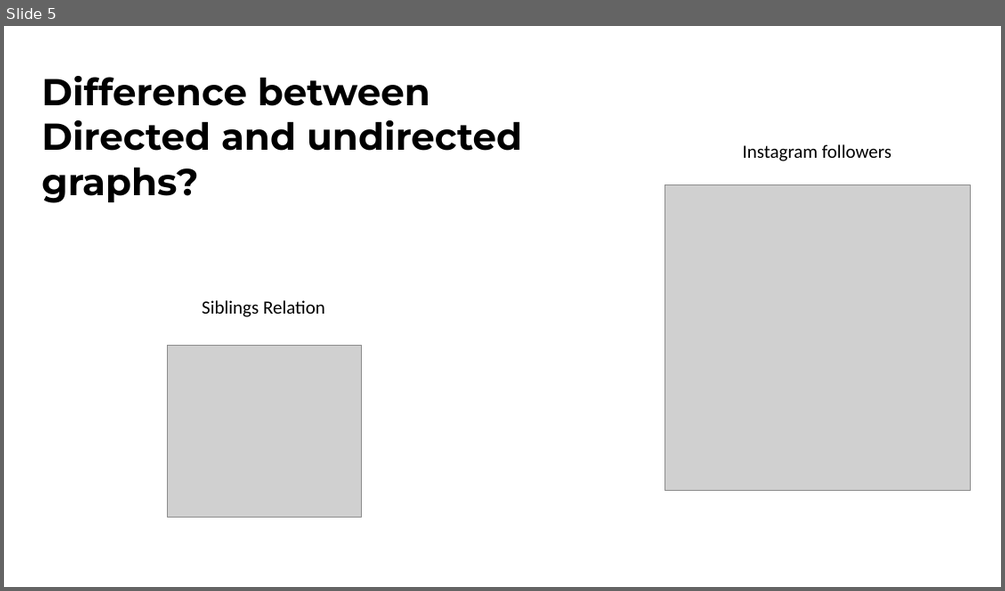
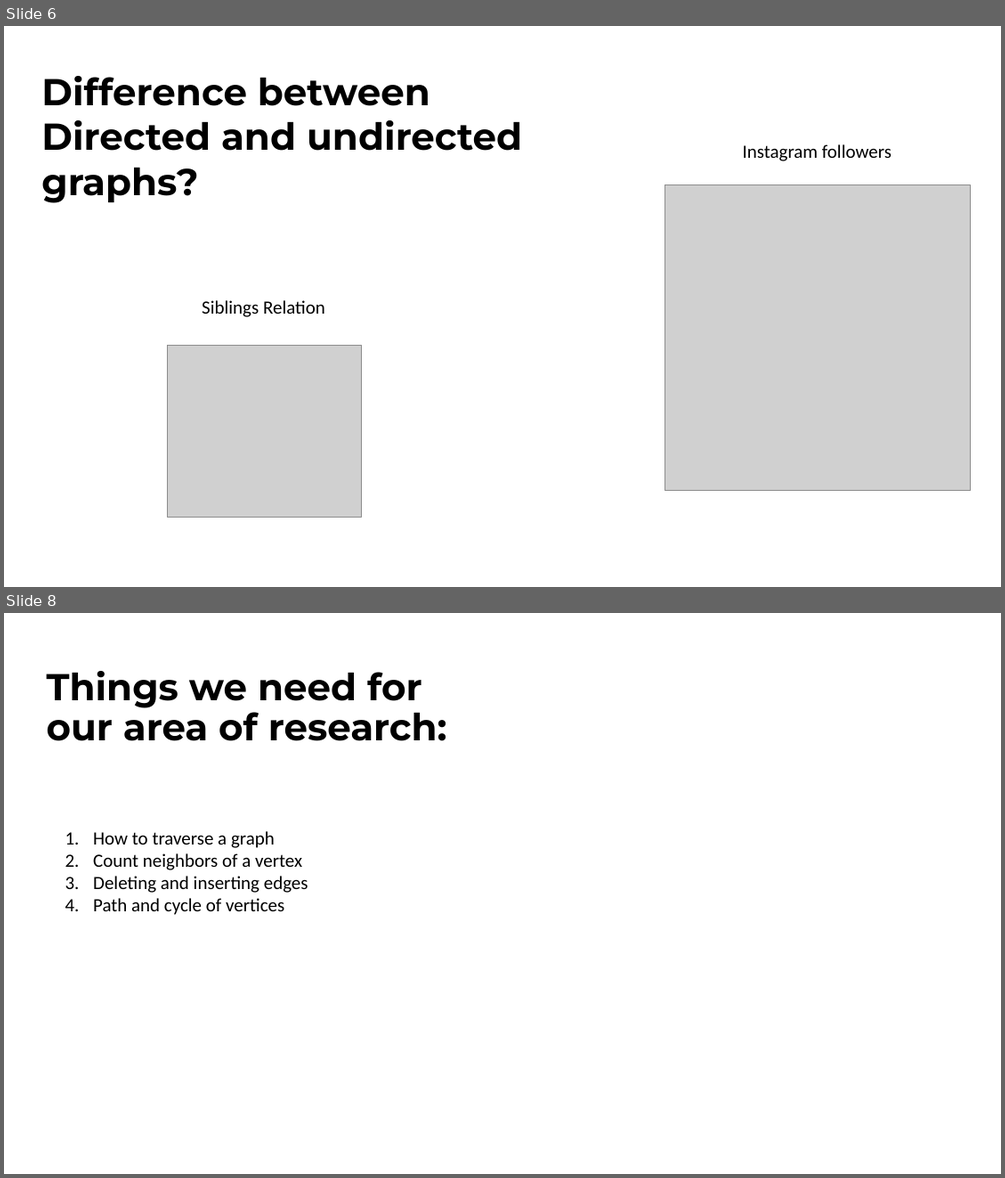
Before and after one commit to ibmbt/group5_graphtheory, a slide deck: group5_graphtheory.pptx. Shown one above the other, each under a label of ours: slide 5 before the commit, slides 6 and 8 after it; the slides between them are not shown. The pictures are 1005x591 and 1005x1178 pixels, drawn with LibreOffice and Linux fonts; fonts in the diff are those of the drawing; grey boxes stand for pictures. Boxes give left, top, right and bottom in pixels: in the first picture for what was removed or moved away, otherwise in the second. Text is boxed around its words. In the diff, an @@ line names an element or a change of style, - is before the commit and + after.

Commit message:
graph representation slides

```diff
--- a/group5_graphtheory.pptx
+++ b/group5_graphtheory.pptx
@@ slide 8 added at (x1=4, y1=613, x2=1001, y2=1174), background #FFFFFF @@
@@ text added at (x1=47, y1=671, x2=447, y2=741), 36 pt, text #000000, bold @@
+Things we need for our area of research:
@@ text added at (x1=93, y1=831, x2=308, y2=915), 18 pt, text #000000 @@
+1. How to traverse a graph
+2. Count neighbors of a vertex
+3. Deleting and inserting edges
+4. Path and cycle of vertices
@@ what was slide 5 is now slide 6 @@
```
Also in this commit, not shown: 1 slide changed, 4 other slides added, 7 other files.
